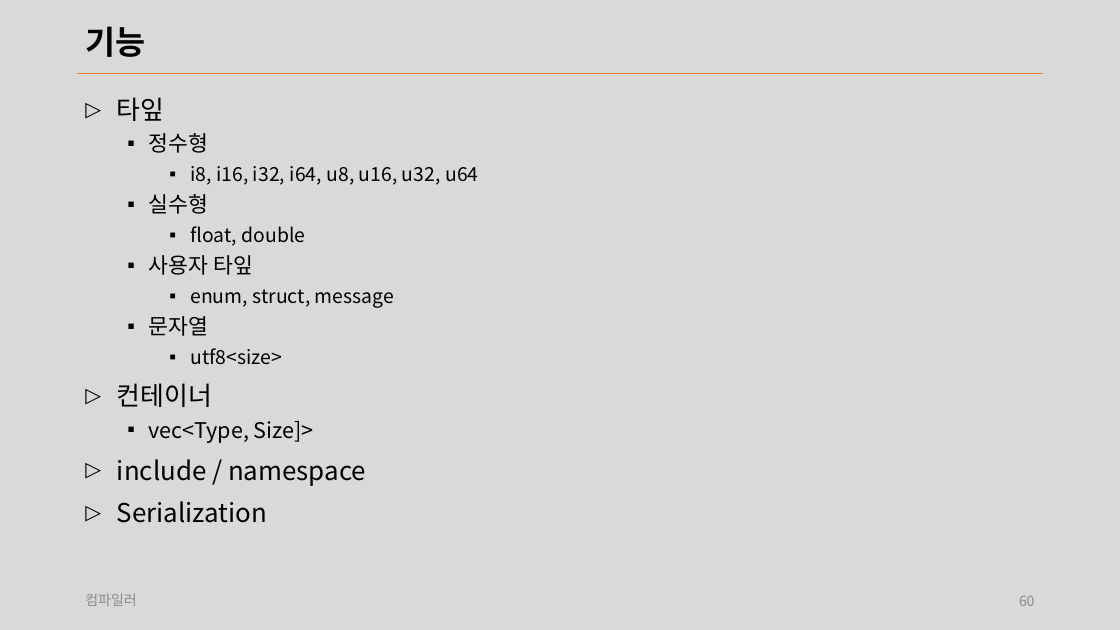
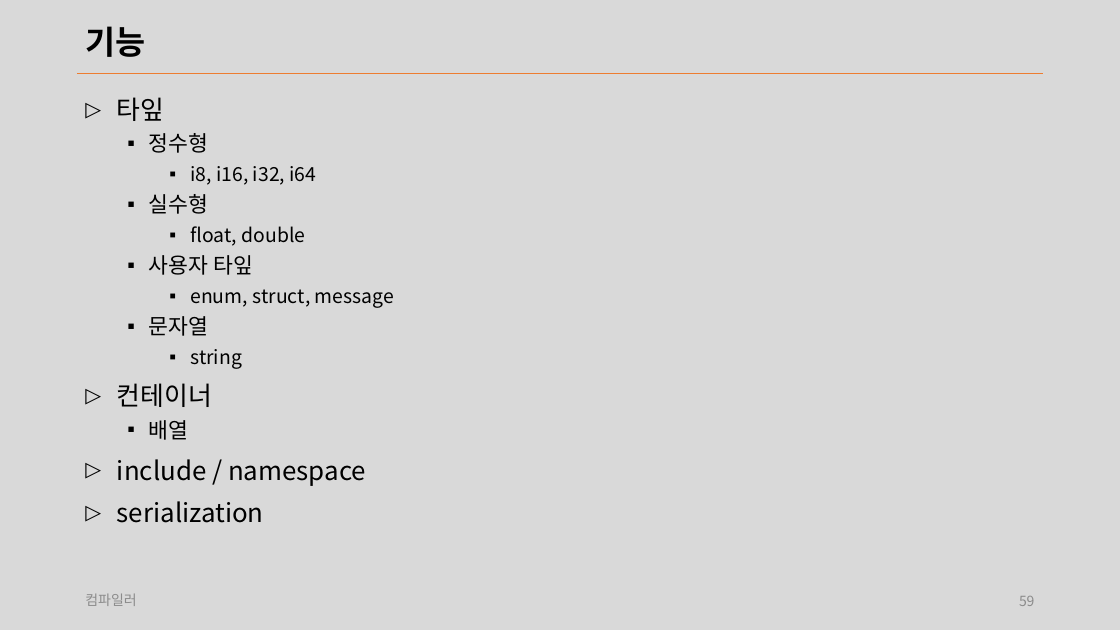
Before and after one commit to laxtools/article, a slide deck: slide 59 of programming/compiler/lecture/note.pptx (slide 60 before the commit). Drawn at 1120x630 pixels with LibreOffice and Linux fonts; fonts in the diff are those of the drawing. Boxes give left, top, right and bottom in pixels: in the first picture for what was removed or moved away, otherwise in the second. Text is boxed around its words. In the diff, an @@ line names an element or a change of style, - is before the commit and + after.

```diff
--- a/programming/compiler/lecture/note.pptx
+++ b/programming/compiler/lecture/note.pptx
@@ text at [190, 166, 317, 185]: text changed @@
-    ▪ i8, i16, i32, i64, u8, u16, u32, u64
+    ▪ i8, i16, i32, i64
@@ text at [190, 349, 242, 369]: text changed @@
-    ▪ utf8<size>
+    ▪ string
@@ text at [148, 420, 188, 440]: text changed @@
-  ▪ vec<Type, Size]>
+  ▪ 배열
@@ text at [117, 501, 264, 523]: text changed @@
-▷ Serialization
+▷ serialization
@@ page number at [1019, 596, 1035, 606]: text changed @@
-60
+59
```
Also in this commit, not shown: 26 other slides changed, 2 slides removed, 24 other files.
